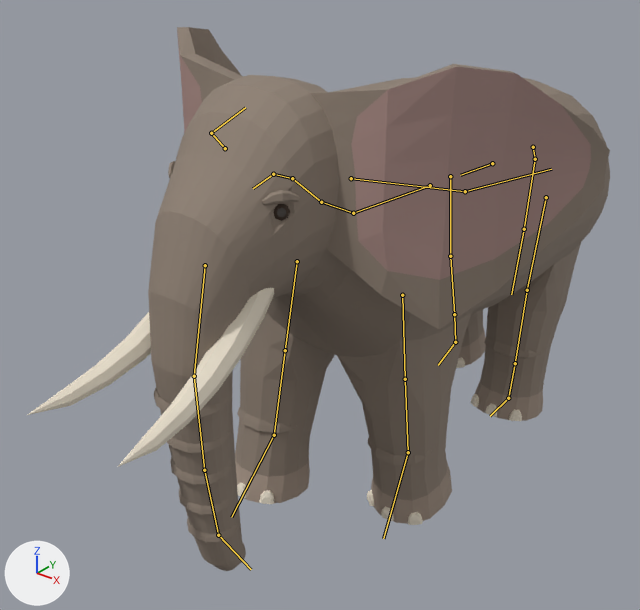
Two versions of the glTF model creatures/experiments/boxmodel/abc/t7x/zoo/elephant/stage4/elephant.glb, one commit apart.
Before and after are seen from a 50 mm camera at (2.94, -4.25, 3.75) aimed at (-0.21, -0.31, 1.31). Lighting does not change. The marker at lower left points along +X, +Y and +Z. The older version comes first. Both versions are drawn at frame 14 of the action 'move'; the numbers are the values there. The bones that bend it are drawn over the model as lines.

The first picture shows 'body', 'piece_brow', 'piece_eye', 'piece_fold_knee', 'piece_fold_trunk', 'piece_nails', 'piece_tusk_L', 'piece_tusk_R'.
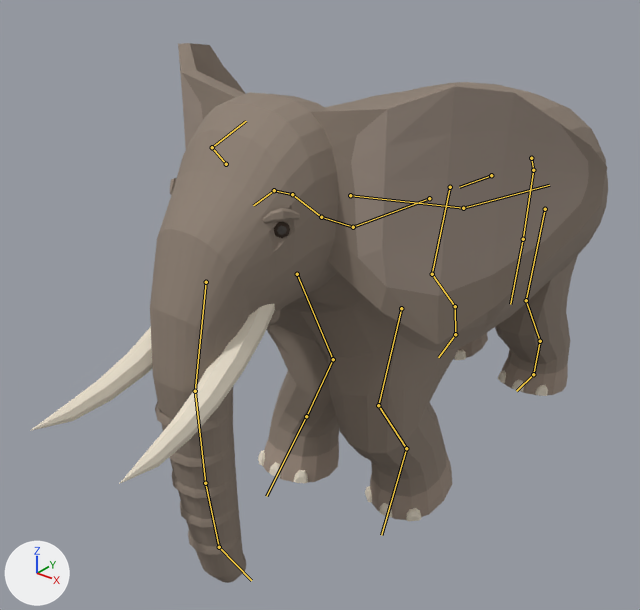
The change in detail:
Bone 'hips' (bone_hips) moves from (0.0, 0.0, 0.0) to (0.0, -0.005, -0.088).
Bone 'upperarm.L' (bone_upperarm_l) turns from (-10, 0, 0) to (17, 0, 0) degrees about its own x, y and z.
Bone 'forearm.L' (bone_forearm_l) turns from (-1, 0, 0) to (-55, 0, 0) degrees about its own x, y and z.
Bone 'hand.L' (bone_hand_l) turns from (-1, 0, 0) to (26, 0, 0) degrees about its own x, y and z.
Bone 'upperarm.R' (bone_upperarm_r) turns from (10, 0, 0) to (-5, -1, 28) degrees about its own x, y and z.
Bone 'forearm.R' (bone_forearm_r) turns from (0, 0, 0) to (-3, -1, -51) degrees about its own x, y and z.
Bone 'hand.R' (bone_hand_r) turns from (0, 0, 0) to (18, 16, 19) degrees about its own x, y and z.
Bone 'shin.L' (bone_shin_l) turns from (0, 0, 0) to (-42, 0, 0) degrees about its own x, y and z.
Bone 'foot.L' (bone_foot_l) turns from (0, 0, 0) to (42, 0, 0) degrees about its own x, y and z.
Bone 'thigh.R' (bone_thigh_r) turns from (-10, 0, 0) to (13, 0, 0) degrees about its own x, y and z.
Bone 'shin.R' (bone_shin_r) turns from (-1, 0, 0) to (-53, 0, 0) degrees about its own x, y and z.
Bone 'foot.R' (bone_foot_r) turns from (1, 0, 0) to (30, 0, 0) degrees about its own x, y and z.

Location of each change, (x1, y1, x2, y2) in pixels of the pictures (640 x 610 px):
'body', posed
    before: (148, 27, 610, 571)
    after: (150, 43, 608, 583)
'piece_tusk_L', posed
    before: (118, 288, 274, 467)
    after: (119, 304, 275, 484)
'piece_tusk_R', posed
    before: (27, 312, 151, 415)
    after: (30, 327, 152, 431)
'piece_fold_trunk', posed
    before: (154, 388, 238, 542)
    after: (155, 402, 238, 555)
'piece_nails', posed
    before: (237, 357, 522, 525)
    after: (258, 349, 548, 521)
'piece_fold_knee', no longer drawn
    before: (237, 336, 541, 465)
'piece_brow', posed
    before: (168, 161, 300, 205)
    after: (170, 178, 300, 223)
'piece_lip', now drawn (mostly hidden)
    after: (268, 310, 280, 326)
bone 'hips', root to tip
    before: (492, 163) to (460, 175)
    after: (491, 175) to (459, 187)
bone 'upperarm.L', root to tip
    before: (402, 295) to (405, 379)
    after: (401, 308) to (378, 405)
bone 'forearm.L', root to tip
    before: (405, 379) to (408, 452)
    after: (378, 405) to (406, 448)
bone 'hand.L', root to tip
    before: (408, 452) to (383, 538)
    after: (406, 448) to (381, 535)
bone 'upperarm.R', root to tip
    before: (297, 261) to (285, 350)
    after: (297, 274) to (333, 359)
bone 'forearm.R', root to tip
    before: (285, 350) to (274, 435)
    after: (333, 359) to (306, 416)
bone 'hand.R', root to tip
    before: (274, 435) to (231, 517)
    after: (306, 416) to (266, 496)
bone 'shin.L', root to tip
    before: (527, 290) to (515, 363)
    after: (526, 300) to (540, 341)
bone 'foot.L', root to tip
    before: (515, 363) to (508, 398)
    after: (540, 341) to (533, 374)
bone 'thigh.R', root to tip
    before: (450, 176) to (450, 256)
    after: (450, 187) to (432, 274)
bone 'shin.R', root to tip
    before: (450, 256) to (454, 314)
    after: (432, 274) to (455, 306)
bone 'foot.R', root to tip
    before: (454, 314) to (455, 342)
    after: (455, 306) to (455, 334)
